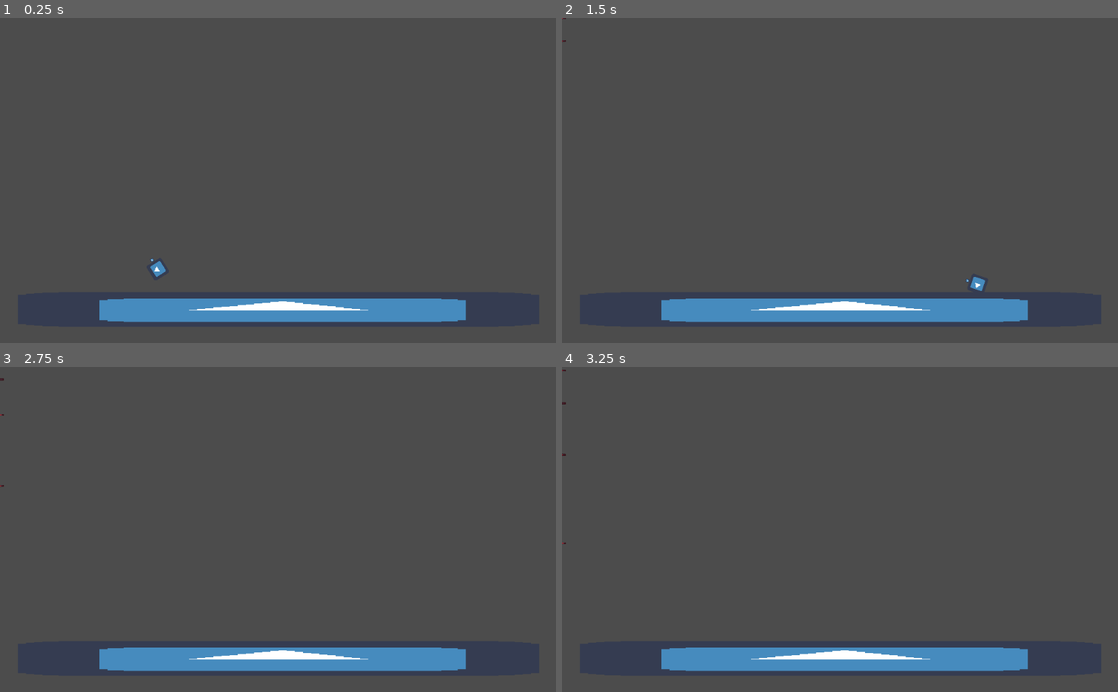
Above: before the commit, frames 1-4 (two rows, left to right).
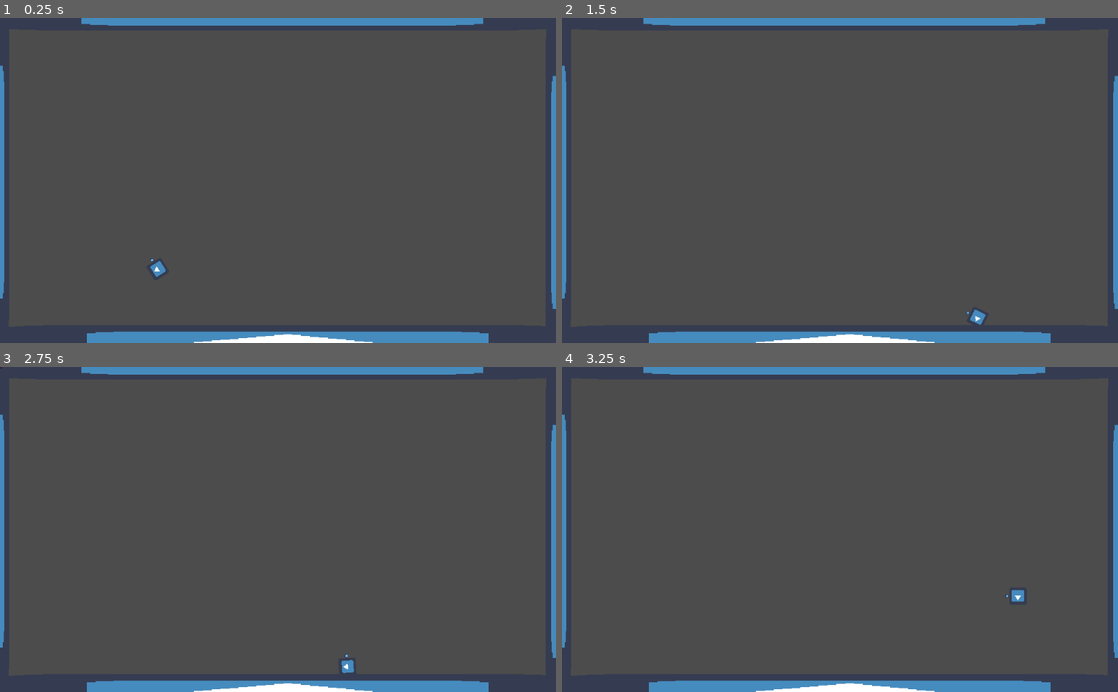
Above: after the commit, the same moments.

Repository: FloriF/MyFirstGameJam-0121
Game: Godot game, scene res://level/TestingPlatform.tscn
The game is run twice, just before and just after one commit, with the same random seed, the same clock (stepped at 60 frames per second) and the same inputs. The engine's default icon, where the game draws it, is replaced by a stand-in: a white triangle on a blue panel in a dark square.
Inputs (mouse positions are in pixels of both pictures, inside the frame that each line leads up to):
- Up to frame 1 (0.25 s): no input
- Up to frame 2 (1.5 s): move the mouse to (962, 164) at 0.52 s; press the mouse at (962, 164) at 0.53 s; hold D (move_right) from 0.53 s (still down); tap Space (jump) at 0.77 s; move the mouse to (728, 196) at 1.27 s; release the mouse at (728, 196) at 1.28 s; click (728, 196) at 1.35 s
- Up to frame 3 (2.75 s): tap Space (jump) at 1.52 s; move the mouse to (333, 458) at 2.02 s; release D (move_right) at 2.03 s; press the mouse at (333, 458) at 2.03 s; hold A (move_left) from 2.03 s (still down)
- Up to frame 4 (3.25 s): move the mouse to (812, 594) at 2.77 s; release A (move_left) at 2.78 s; release the mouse at (812, 594) at 2.78 s; hold D (move_right) from 2.78 s (still down); click (812, 594) at 2.85 s; tap Space (jump) at 3.02 s

The runs differ from the first frame. In frame 1, 10% of the frame differs, in the area x 0-100%, y 0-100%; in frame 2, 10%; in frame 3, 10%; in frame 4, 10%.

Commit message:
Update 0.2.4. Added projectile functionality.

Diff:
--- a/level/TestingPlatform.tscn
+++ b/level/TestingPlatform.tscn
@@ -9,8 +9,8 @@
 [node name="TestingPlatform" type="Node2D"]
 
 [node name="StaticBody2D" type="StaticBody2D" parent="."]
-position = Vector2( 512.696, 537.535 )
-scale = Vector2( 15, 1 )
+position = Vector2( 521.515, 599.271 )
+scale = Vector2( 16.444, 1 )
 __meta__ = {
 "_edit_group_": true
 }
@@ -21,5 +21,44 @@
 [node name="CollisionShape2D" type="CollisionShape2D" parent="StaticBody2D"]
 shape = SubResource( 1 )
 
+[node name="StaticBody2D2" type="StaticBody2D" parent="."]
+position = Vector2( 511.436, -9.27047 )
+scale = Vector2( 16.444, 1 )
+__meta__ = {
+"_edit_group_": true
+}
+
+[node name="Sprite" type="Sprite" parent="StaticBody2D2"]
+texture = ExtResource( 2 )
+
+[node name="CollisionShape2D" type="CollisionShape2D" parent="StaticBody2D2"]
+shape = SubResource( 1 )
+
+[node name="StaticBody2D3" type="StaticBody2D" parent="."]
+position = Vector2( -15.2105, 288.071 )
+scale = Vector2( 1, 10 )
+__meta__ = {
+"_edit_group_": true
+}
+
+[node name="Sprite" type="Sprite" parent="StaticBody2D3"]
+texture = ExtResource( 2 )
+
+[node name="CollisionShape2D" type="CollisionShape2D" parent="StaticBody2D3"]
+shape = SubResource( 1 )
+
+[node name="StaticBody2D4" type="StaticBody2D" parent="."]
+position = Vector2( 1036.82, 306.97 )
+scale = Vector2( 1, 10 )
+__meta__ = {
+"_edit_group_": true
+}
+
+[node name="Sprite" type="Sprite" parent="StaticBody2D4"]
+texture = ExtResource( 2 )
+
+[node name="CollisionShape2D" type="CollisionShape2D" parent="StaticBody2D4"]
+shape = SubResource( 1 )
+
 [node name="Player" parent="." instance=ExtResource( 1 )]
 position = Vector2( 290.718, 163.879 )
--- a/project.godot
+++ b/project.godot
@@ -15,9 +15,15 @@
 
 [application]
 
-config/name="MyFirstGameJam-0121"
+config/name="Bulletcraze"
+config/description="A platformer-bullethell game created for the 'My first Game Jam' in January 2021."
 run/main_scene="res://level/TestingPlatform.tscn"
 config/icon="res://icon.png"
+
+[debug]
+
+settings/fps/force_fps=60
+settings/stdout/print_fps=true
 
 [input]
 
@@ -94,6 +100,12 @@
  ]
 }
 
+[physics]
+
+2d/physics_engine="GodotPhysics"
+2d/thread_model=2
+
 [rendering]
 
+threads/thread_model=2
 environment/default_environment="res://default_env.tres"
--- a/scenes/Player.gd
+++ b/scenes/Player.gd
@@ -18,6 +18,7 @@
 # projectiles
 var projectileScene = load("res://scenes/Projectile.tscn")
 var projectile_amount = 0
+var projectile_speed = 1750
 
 ########################## DOING STUFF ########################
 
@@ -39,12 +40,15 @@
 	self.look_at(mouse_pos)
 
 	# spawn projectile
-	if Input.is_action_just_pressed("shoot"):
+	if Input.is_action_pressed("shoot"):
 		# instance in a projectile when clicking
 		var projectile = load("res://scenes/Projectile.tscn").instance()
 		$ProjectileSpawnLocation.add_child(projectile)
+		projectile.apply_impulse(Vector2(), Vector2(projectile_speed, 0).rotated(rotation))
 		# make the projectile not a child of the player and move with it, but as top level child
 		projectile.set_as_toplevel(true)
+		# set impulse to the projectlie
+#		projectile.linear_velocity = projectile_speed *
 		# count the number of projectiles in the scene
 		projectile_amount += 1
 		print(projectile_amount)
--- a/scenes/Player.tscn
+++ b/scenes/Player.tscn
@@ -19,6 +19,10 @@
 
 [node name="ProjectileSpawnLocation" type="Position2D" parent="."]
 position = Vector2( 20, 0 )
+rotation = 1.5708
+__meta__ = {
+"_edit_group_": true
+}
 
 [node name="Sprite" type="Sprite" parent="ProjectileSpawnLocation"]
 scale = Vector2( 0.1, 0.1 )
--- a/scenes/Projectile.gd
+++ b/scenes/Projectile.gd
@@ -1,6 +1,6 @@
 extends RigidBody2D
 
-var projectile_speed = 50
+#var projectile_speed = 500
 # Declare member variables here. Examples:
 # var a = 2
 # var b = "text"
@@ -8,8 +8,12 @@
 
 # Called when the node enters the scene tree for the first time.
 func _ready():
-	pass # Replace with function body.
+#	var direction = Vector2(0, -1)
+#	apply_impulse(Vector2(), direction * projectile_speed)
+	pass
 
+func _physics_process(delta):
+	pass
 
 # Called every frame. 'delta' is the elapsed time since the previous frame.
 #func _process(delta):
--- a/scenes/Projectile.tscn
+++ b/scenes/Projectile.tscn
@@ -1,22 +1,32 @@
-[gd_scene load_steps=4 format=2]
+[gd_scene load_steps=5 format=2]
 
 [ext_resource path="res://icon.png" type="Texture" id=1]
 [ext_resource path="res://scenes/Projectile.gd" type="Script" id=2]
 
-[sub_resource type="RectangleShape2D" id=1]
-extents = Vector2( 1.42636, 7.12753 )
+[sub_resource type="PhysicsMaterial" id=2]
+friction = 0.0
+rough = true
+bounce = 100.0
+
+[sub_resource type="CircleShape2D" id=3]
+radius = 3.16779
 
 [node name="Projectile" type="RigidBody2D"]
-rotation = 1.5708
+collision_mask = 0
+mass = 0.00102041
+physics_material_override = SubResource( 2 )
+gravity_scale = 0.0
 script = ExtResource( 2 )
 
 [node name="Sprite" type="Sprite" parent="."]
 modulate = Color( 1, 0.258824, 0.258824, 1 )
-scale = Vector2( 0.0512798, 0.234203 )
+position = Vector2( 0, -0.0884874 )
+scale = Vector2( 0.1, 0.1 )
 texture = ExtResource( 1 )
 
 [node name="CollisionShape2D" type="CollisionShape2D" parent="."]
-shape = SubResource( 1 )
+position = Vector2( -0.0589905, 2.13545e-07 )
+shape = SubResource( 3 )
 
 [node name="Forward" type="Position2D" parent="."]
 position = Vector2( 0, -8 )
Not shown, added: export/bulletcraze-0.2.4.exe
